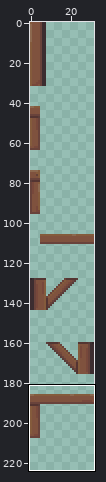
One commit to this sprite sheet: LudumDare57/Assets/_Presentation/Sprites/Level/MineWoodenPieces.png. Above, an overview of the earlier version with the close-up marked.
Close-up. The starting point:
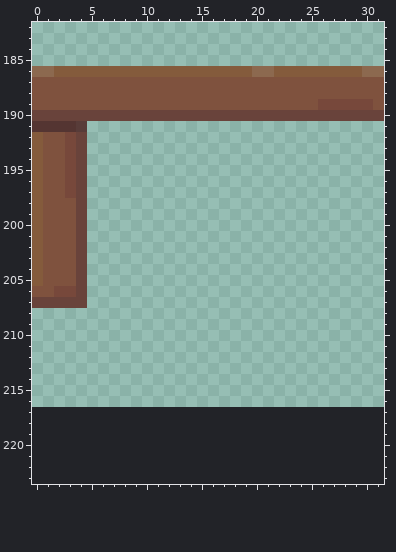
The file is 32x217 pixels. Colours within 5 levels of each other are drawn and written as one. Shown: x 0..31, y 182..223. The old version is drawn lined up with the new one, on the new canvas.
The same view after the edit:
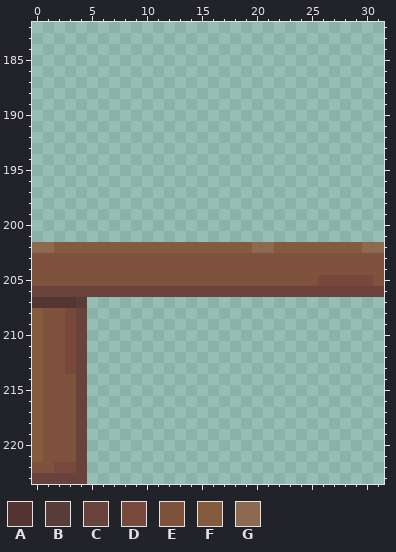
Palette (. is transparent): A #543532  B #583c39  C #69433b  D #77483b  E #7f523e  F #845b3c  G #8c694f
Change:
{"change": "canvas 32x217 -> 32x224"}
{"y":186,"x":0,"old":"GGFFFFFFFFFFFFFFFFFFGGFFFFFFFFGG","new":"................................"}
{"y":187,"x":0,"old":"EEEEEEEEEEEEEEEEEEEEEEEEEEEEEEEE","new":"................................"}
{"y":188,"x":0,"old":"EEEEEEEEEEEEEEEEEEEEEEEEEEEEEEEE","new":"................................"}
{"y":189,"x":0,"old":"EEEEEEEEEEEEEEEEEEEEEEEEEEDDDDDE","new":"................................"}
{"y":190,"x":0,"old":"CCCCCCCCCCCCCCCCCCCCCCCCCCCCCCCC","new":"................................"}
{"y":191,"x":0,"old":"AAAAB","new":"....."}
{"y":192,"x":0,"old":"FEEDC","new":"....."}
{"y":193,"x":0,"old":"FEEDC","new":"....."}
{"y":194,"x":0,"old":"FEEDC","new":"....."}
{"y":195,"x":0,"old":"FEEDC","new":"....."}
{"y":196,"x":0,"old":"FEEDC","new":"....."}
{"y":197,"x":0,"old":"FEEDC","new":"....."}
{"y":198,"x":0,"old":"FEEEC","new":"....."}
{"y":199,"x":0,"old":"FEEEC","new":"....."}
{"y":200,"x":0,"old":"FEEEC","new":"....."}
{"y":201,"x":0,"old":"FEEEC","new":"....."}
{"y":202,"x":0,"old":"FEEEC...........................","new":"GGFFFFFFFFFFFFFFFFFFGGFFFFFFFFGG"}
{"y":203,"x":0,"old":"F","new":"E"}
{"y":203,"x":4,"old":"C...........................","new":"EEEEEEEEEEEEEEEEEEEEEEEEEEEE"}
{"y":204,"x":0,"old":"F","new":"E"}
{"y":204,"x":4,"old":"C...........................","new":"EEEEEEEEEEEEEEEEEEEEEEEEEEEE"}
{"y":205,"x":0,"old":"F","new":"E"}
{"y":205,"x":4,"old":"C...........................","new":"EEEEEEEEEEEEEEEEEEEEEEDDDDDE"}
{"y":206,"x":0,"old":"EEDD","new":"CCCC"}
{"y":206,"x":5,"old":"...........................","new":"CCCCCCCCCCCCCCCCCCCCCCCCCCC"}
{"y":207,"x":0,"old":"CCCCC","new":"AAAAB"}
{"y":208,"x":0,"old":".....","new":"FEEDC"}
{"y":209,"x":0,"old":".....","new":"FEEDC"}
{"y":210,"x":0,"old":".....","new":"FEEDC"}
{"y":211,"x":0,"old":".....","new":"FEEDC"}
{"y":212,"x":0,"old":".....","new":"FEEDC"}
{"y":213,"x":0,"old":".....","new":"FEEDC"}
{"y":214,"x":0,"old":".....","new":"FEEEC"}
{"y":215,"x":0,"old":".....","new":"FEEEC"}
{"y":216,"x":0,"old":".....","new":"FEEEC"}
{"y":217,"x":0,"old":".....","new":"FEEEC"}
{"y":218,"x":0,"old":".....","new":"FEEEC"}
{"y":219,"x":0,"old":".....","new":"FEEEC"}
{"y":220,"x":0,"old":".....","new":"FEEEC"}
{"y":221,"x":0,"old":".....","new":"FEEEC"}
{"y":222,"x":0,"old":".....","new":"EEDDC"}
{"y":223,"x":0,"old":".....","new":"CCCCC"}
{"label":"changed","picture_box":[32,66,384,484]}
